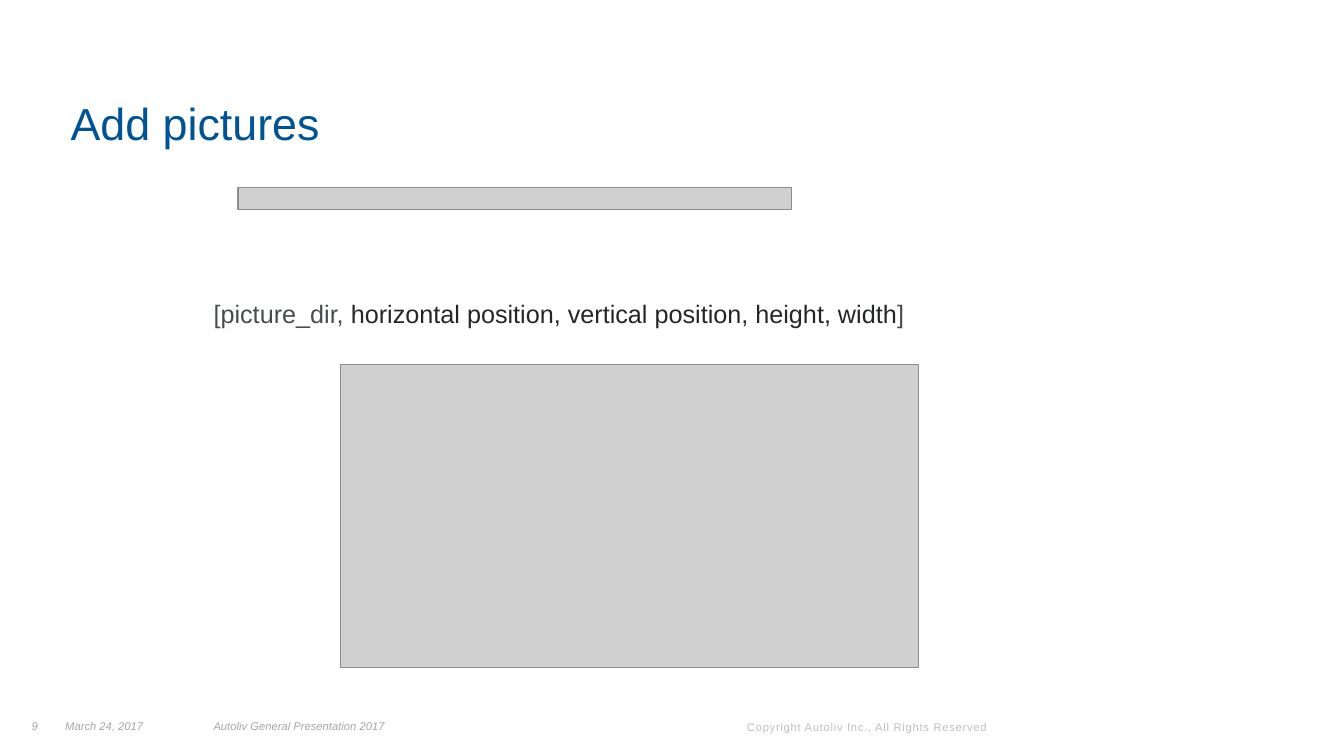
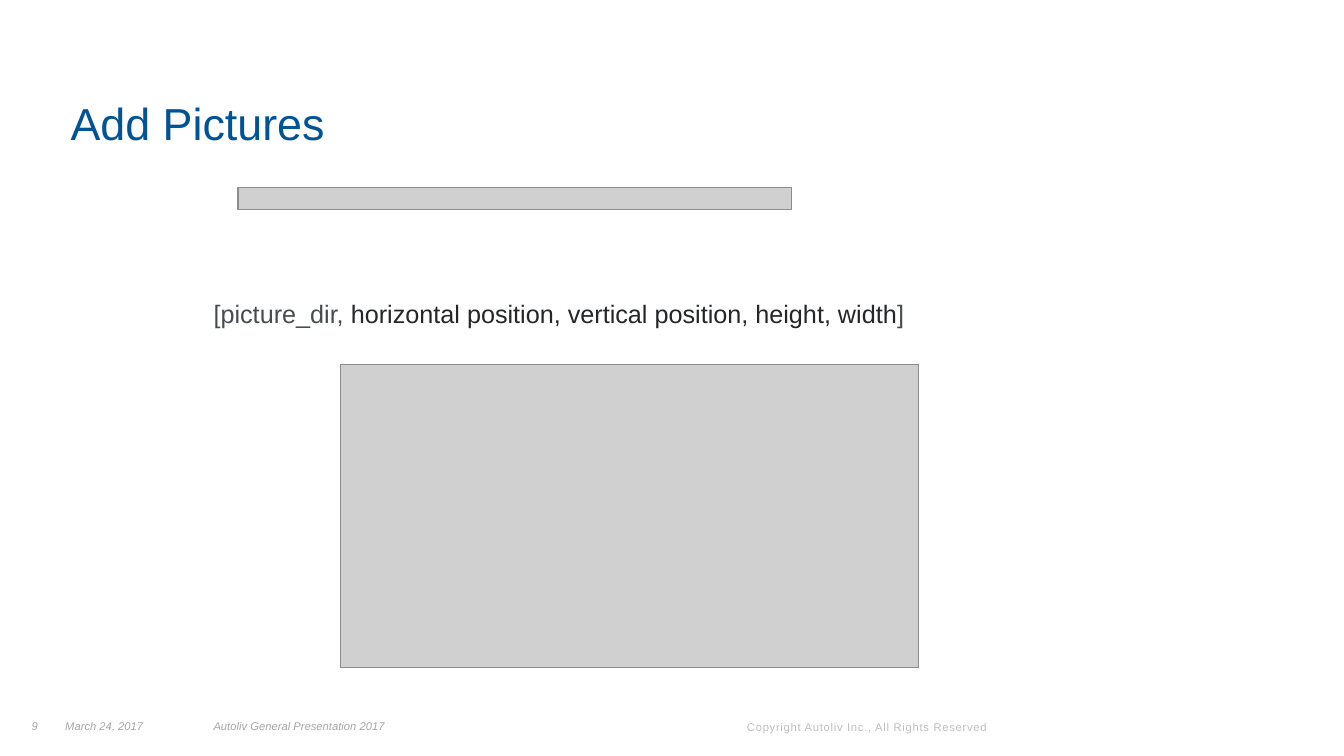
Before and after one commit to chaos1984/Python-CAR-POST, a slide deck: slide 9 of Howtouse/Readme.pptx. Drawn at 1344x756 pixels with LibreOffice and Linux fonts; fonts in the diff are those of the drawing; grey boxes stand for pictures; background and template pictures are left out. Boxes give left, top, right and bottom in pixels: in the first picture for what was removed or moved away, otherwise in the second. Text is boxed around its words. In the diff, an @@ line names an element or a change of style, - is before the commit and + after.

```diff
--- a/Howtouse/Readme.pptx
+++ b/Howtouse/Readme.pptx
@@ text at (71, 107, 325, 141): text changed @@
-Add pictures
+Add Pictures
```
Also in this commit, not shown: 2 other slides changed, 1 slide added, 7 other files.
